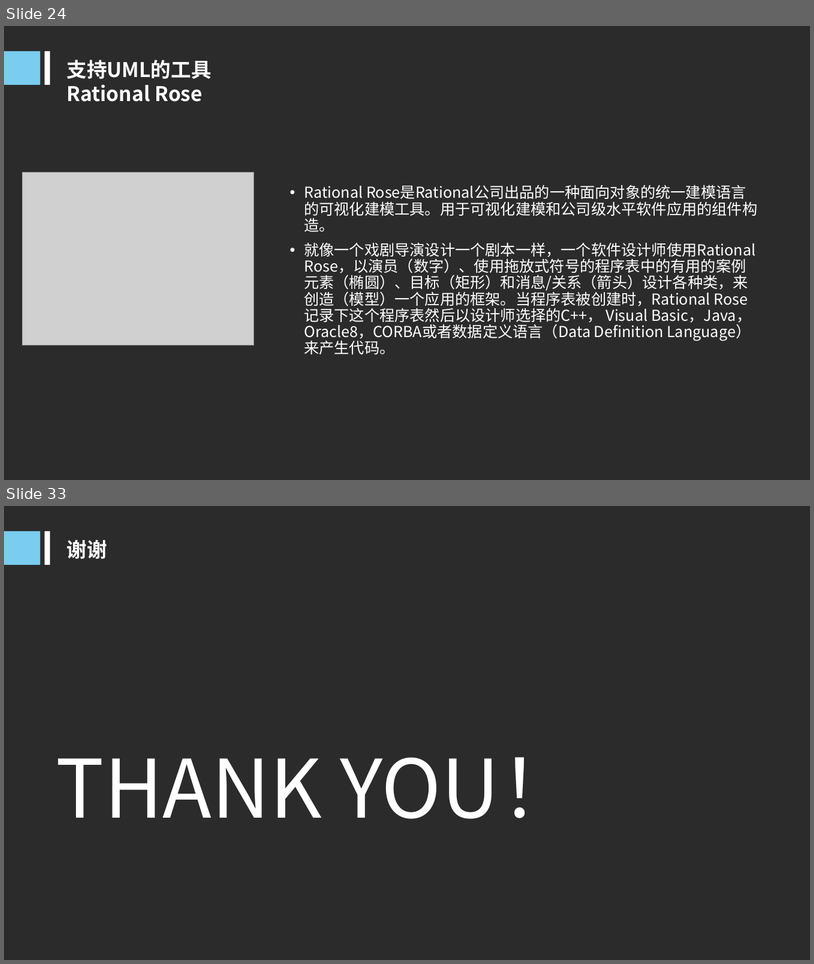
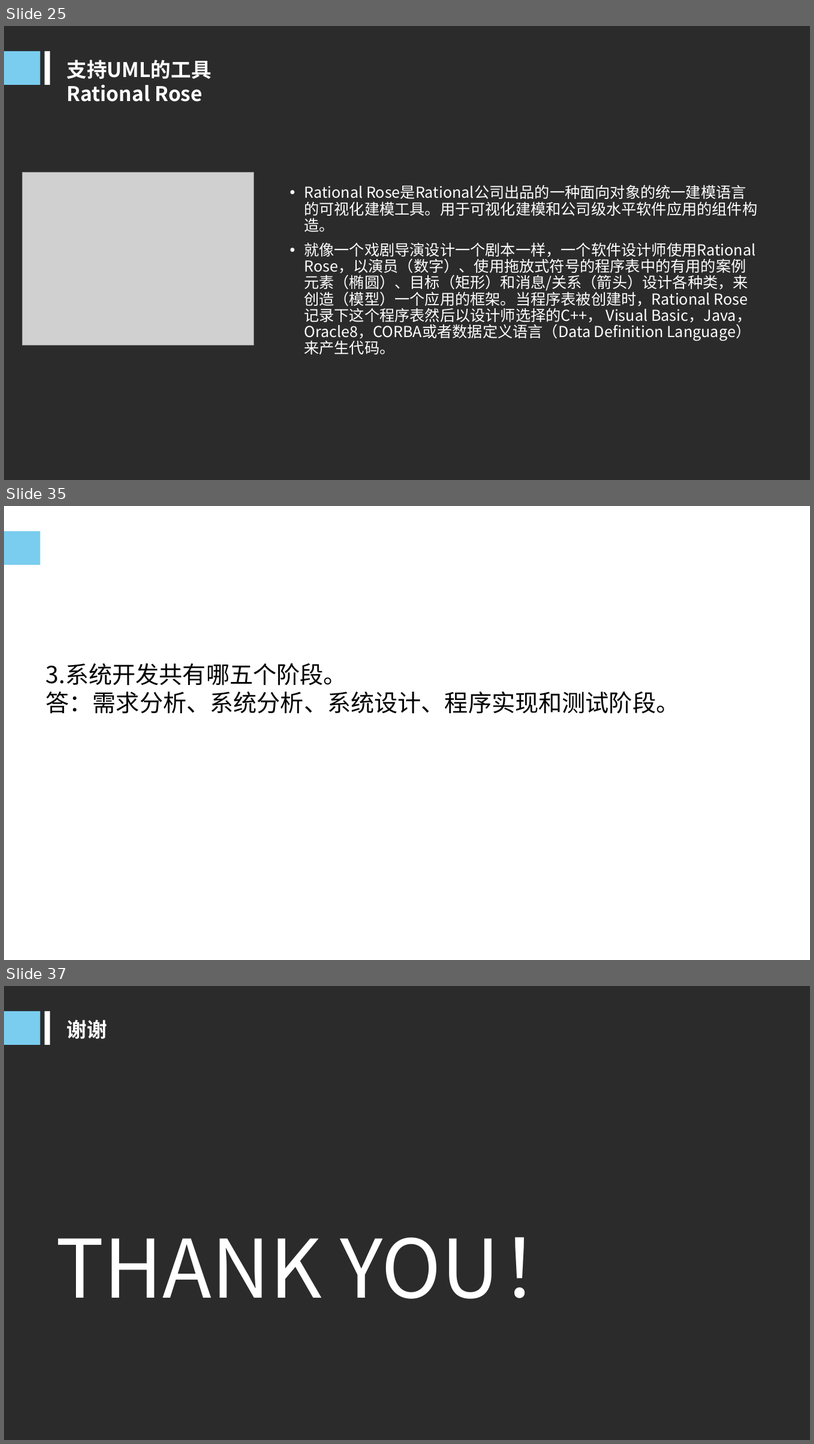
Before and after one commit to PRD2018-G10/TeachingAssistWebsiteProject, a slide deck: PRD2018-G10-UML概述PPT.ppt. Shown one above the other, each under a label of ours: slides 24 and 33 before the commit, slides 25, 35 and 37 after it; the slides between them are not shown. The pictures are 814x964 and 814x1444 pixels, drawn with LibreOffice and Linux fonts; fonts in the diff are those of the drawing; grey boxes stand for pictures; background and template pictures are left out; a plain dark background stands for a picture behind light text. Boxes give left, top, right and bottom in pixels: in the first picture for what was removed or moved away, otherwise in the second. Text is boxed around its words. In the diff, an @@ line names an element or a change of style, - is before the commit and + after.

```diff
--- a/PRD2018-G10-UML概述PPT.ppt
+++ b/PRD2018-G10-UML概述PPT.ppt
@@ slide 35 added at bbox=[4, 506, 810, 960], background picture (left out) @@
@@ rectangle added at bbox=[4, 531, 40, 565], fill #7ACDEF @@
@@ rectangle added at bbox=[45, 531, 50, 565], fill #FFFFFF @@
@@ text added at bbox=[61, 534, 284, 565], 24 pt, text #FFFFFF, bold @@
+答案
@@ text added at bbox=[46, 663, 680, 714], 28 pt, text #000000 @@
+3.系统开发共有哪五个阶段。
+答：需求分析、系统分析、系统设计、程序实现和测试阶段。
@@ what was slide 24 is now slide 25 @@
@@ what was slide 33 is now slide 37 @@
```
Also in this commit, not shown: 12 slides changed, 6 other slides added, 3 slides removed.
